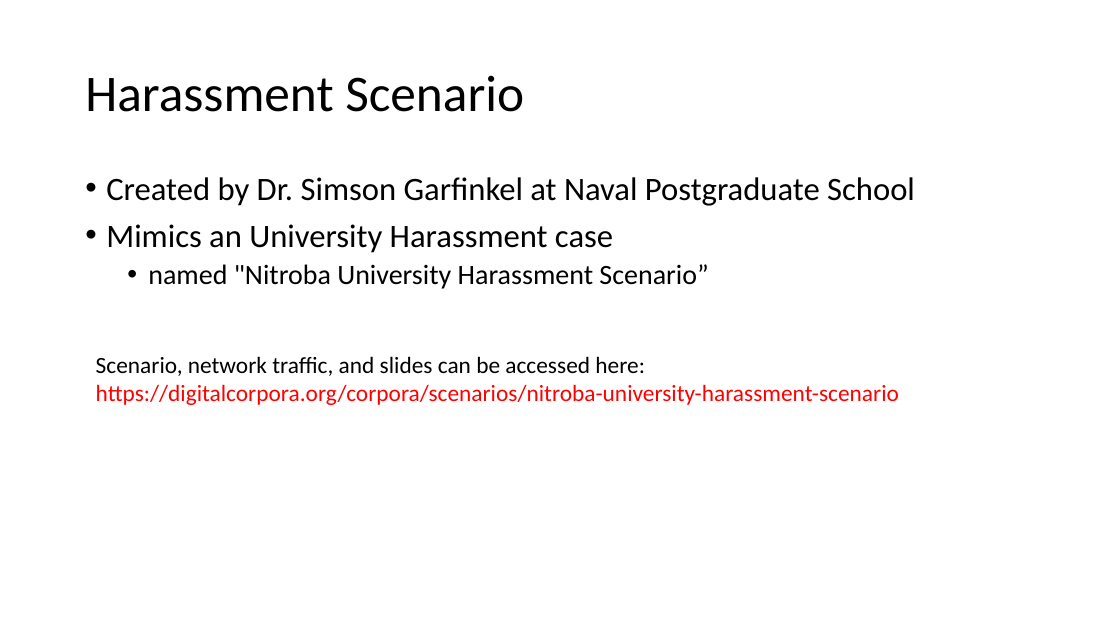
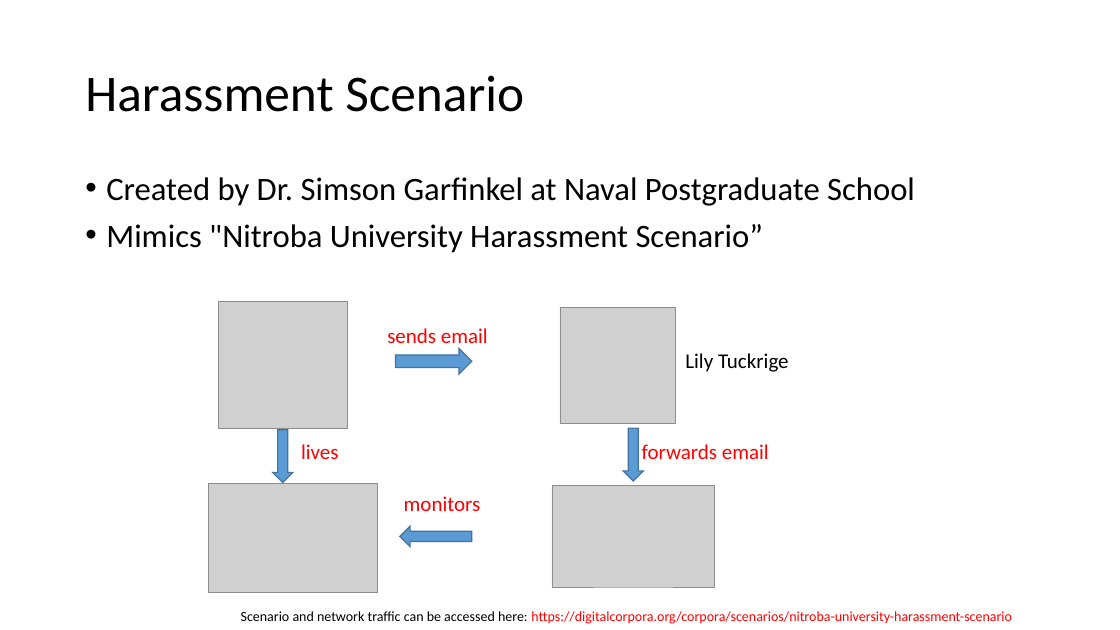
Before and after one commit to frankwxu/digital-forensics-lab, a slide deck: slide 2 of Email_Harassment/2_Investigate_Harassment_Email_TShark.pptx (slide 3 before the commit). Drawn at 1120x630 pixels with LibreOffice and Linux fonts; fonts in the diff are those of the drawing; grey boxes stand for pictures; background and template pictures are left out. Boxes give left, top, right and bottom in pixels: in the first picture for what was removed or moved away, otherwise in the second. Text is boxed around its words. In the diff, an @@ line names an element or a change of style, - is before the commit and + after.

Commit message:
Improved Email Harassment with tshark investigation

```diff
--- a/Email_Harassment/2_Investigate_Harassment_Email_TShark.pptx
+++ b/Email_Harassment/2_Investigate_Harassment_Email_TShark.pptx
@@ text at (x1=106, y1=224, x2=763, y2=253): text changed; size 24 to 28 pt @@
-• Mimics an University Harassment case
-  • named "Nitroba University Harassment Scenario”
+• Mimics "Nitroba University Harassment Scenario”
@@ picture added at (x1=218, y1=302, x2=348, y2=429) @@
@@ text added at (x1=387, y1=328, x2=488, y2=349), 18 pt, text #FF0000 @@
+sends email
@@ picture added at (x1=560, y1=308, x2=676, y2=423) @@
@@ right arrow added at (x1=396, y1=349, x2=472, y2=374), fill #5B9BD5, outline #43739E 1 pt @@
@@ text added at (x1=685, y1=353, x2=789, y2=372), 18 pt, text #000000 @@
+Lily Tuckrige
@@ down arrow added at (x1=272, y1=430, x2=292, y2=483), fill #5B9BD5, outline #43739E 1 pt @@
@@ text added at (x1=301, y1=444, x2=339, y2=459), 18 pt, text #FF0000 @@
+lives
@@ down arrow added at (x1=623, y1=429, x2=644, y2=481), fill #5B9BD5, outline #43739E 1 pt @@
@@ text added at (x1=642, y1=444, x2=769, y2=459), 18 pt, text #FF0000 @@
+forwards email
@@ picture added at (x1=208, y1=484, x2=377, y2=592) @@
@@ text added at (x1=404, y1=496, x2=481, y2=511), 18 pt, text #FF0000 @@
+monitors
@@ picture added at (x1=552, y1=486, x2=715, y2=587) @@
@@ down arrow added at (x1=400, y1=527, x2=472, y2=547), fill #5B9BD5, outline #43739E 1 pt @@
@@ text at (x1=241, y1=611, x2=1012, y2=624): text changed; size 20 to 12 pt @@
-Scenario, network traffic, and slides can be accessed here: https://digitalcorpora.org/corpora/scenarios/nitroba-university-harassment-scenario
+Scenario and network traffic can be accessed here: https://digitalcorpora.org/corpora/scenarios/nitroba-university-harassment-scenario
```
Also in this commit, not shown: 10 other slides changed, 6 slides added, 4 slides removed, 4 other files.
